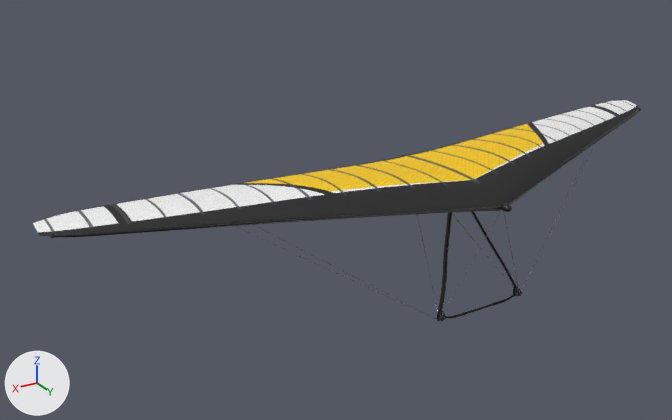
One commit to the glTF model assets/models/glider_combat.glb: the scene before it, then after it.
Rendered twice from a camera (50 mm lens) standing at (7.38, 9.41, 4.67) and looking at (1.16, -0.96, -0.51). Arrows for +X, +Y and +Z are at lower left; the lights stay in place. The picture after the commit comes second. Vertices at exactly the same position are counted once.

The first picture shows 'ControlFrame', 'Frame', 'Sail'.
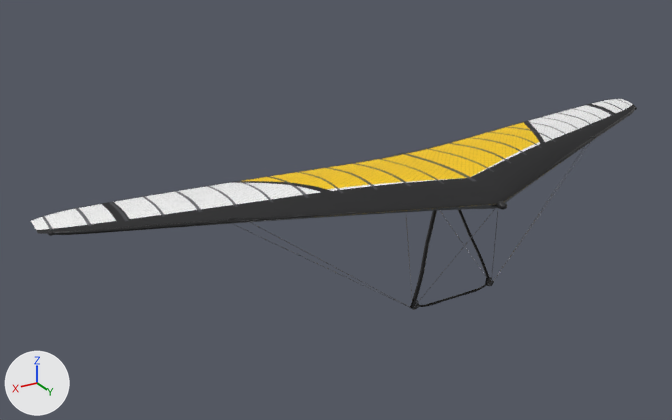
Pixel boxes (x1, y1, x2, y2) of what changed, in the pictures (672 x 420 px; the box of a moved part takes in the faces that stretch with it):
```json
{"object": "Sail", "change": "moved", "before": [33, 100, 639, 236], "after": [30, 99, 635, 234]}
{"object": "ControlFrame", "change": "reshaped", "before": [235, 143, 596, 322], "after": [231, 142, 591, 310], "on screen": "6% shorter"}
{"part": 2, "of": "me_controlframe", "change": "moved or reshaped", "before": [515, 286, 522, 296], "after": [487, 277, 493, 286]}
{"part": 3, "of": "me_controlframe", "change": "moved or reshaped", "before": [439, 311, 446, 322], "after": [412, 300, 419, 310]}
{"part": 4, "of": "me_controlframe", "change": "moved or reshaped", "before": [235, 143, 596, 321], "after": [231, 142, 591, 310]}
```

Scene script edits in JSON lines:
```json
{"block": "me_sail", "where": "# used by ob_sail; location = (0.0, 0.0, 0.0)"}
{"op": "remove", "block": "me_sail", "code": "me_sail.from_pydata(...)  # 3737 vertices, 7200 faces; spans x -5.18..5.18, y -1.59..1.25, z -0.09..0.25"}
{"op": "add", "block": "me_sail", "code": "me_sail.from_pydata(...)  # 3737 vertices, 7200 faces; spans x -5.18..5.18, y -1.68..1.16, z -0.09..0.25"}
{"block": "me_sail", "change": "me_sail part 1: the whole mesh is moved by (0.0, -0.09, 0.0)"}
{"block": "me_controlframe", "where": "# used by ob_controlframe; location = (0.0, 0.0, 0.0)"}
{"op": "remove", "block": "me_controlframe", "code": "me_controlframe.from_pydata(...)  # 2478 vertices, 4584 faces; spans x -3.11..3.11, y -0.95..1.2, z -1.56..0.09"}
{"op": "add", "block": "me_controlframe", "code": "me_controlframe.from_pydata(...)  # 2478 vertices, 4584 faces; spans x -3.11..3.11, y -1.04..1.12, z -1.67..0.09"}
{"block": "me_controlframe", "change": "me_controlframe part 2: the loose piece of 42 vertices spanning x -0.71..-0.6, y 0.88..0.93, z -1.52..-1.39 is scaled about its middle by (0.999, 0.335, 1.05), then moved by (0.0, -0.59, -0.11)"}
{"block": "me_controlframe", "change": "me_controlframe part 3: the loose piece of 42 vertices spanning x 0.6..0.71, y 0.88..0.93, z -1.52..-1.39 is scaled about its middle by (0.999, 0.335, 1.05), then moved by (0.0, -0.59, -0.11)"}
{"block": "me_controlframe", "change": "me_controlframe part 4: 1530 of 2478 vertices moved; they spanned x -3.11..3.11, y -0.95..1.2, z -1.56..0.06 and now span x -3.11..3.11, y -1.04..1.12, z -1.67..0.06; mean shift (0.0, -0.52, -0.09); largest move (0.7, 0.88, -1.53) -> (0.7, 0.28, -1.64)"}
{"block": "me_controlframe", "change": "other edits to the shape of me_controlframe do not show in these pictures"}
```
